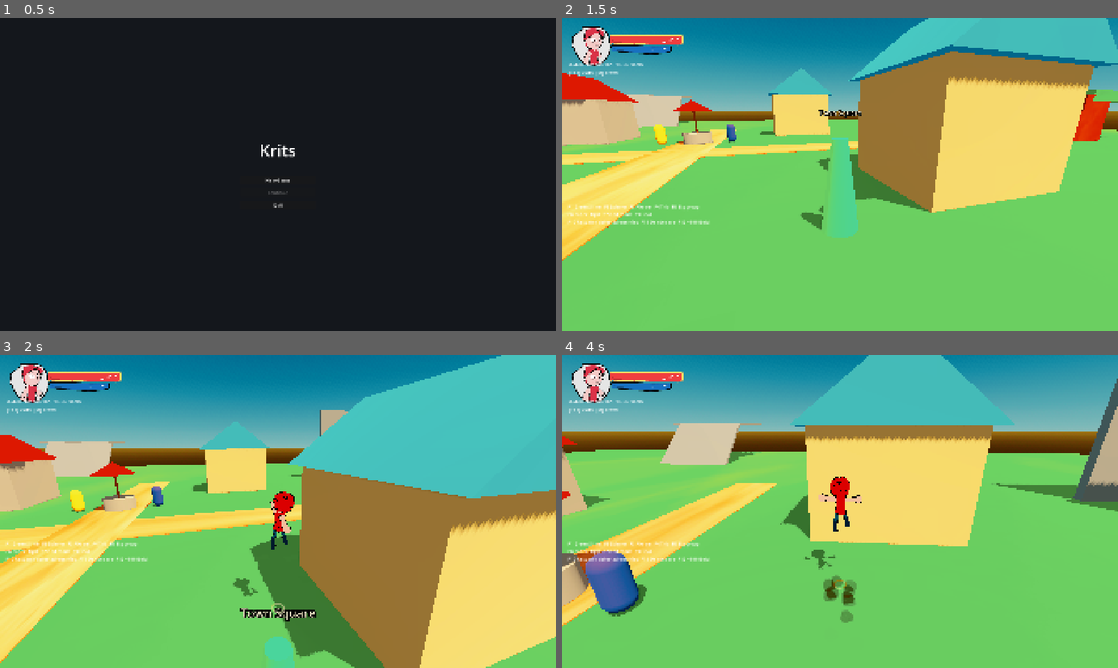
Above: before the commit, frames 1-4 (two rows, left to right).
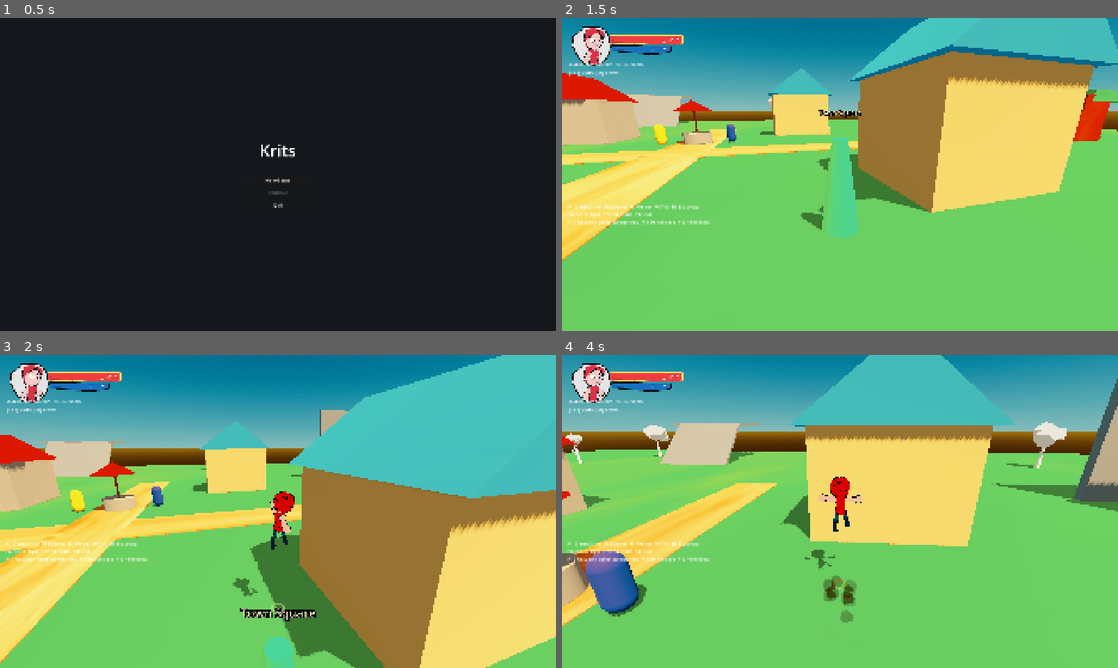
Above: after the commit, the same moments.

Repository: doggoanim/Krits
Game: Godot game, scene res://ui/main_menu.tscn
Same seed, same stepped clock (60 frames per second), same inputs: the game is played once before the commit and once after it.
Inputs (mouse positions are in pixels of both pictures, inside the frame that each line leads up to):
- Up to frame 1 (0.5 s): no input
- Up to frame 2 (1.5 s): click "New Game" at 0.5 s; tap Enter at 1.25 s; move the mouse to (867, 174) at 1.27 s; hold W (move_forward) from 1.28 s (still down); hold Ctrl (crouch_pound) from 1.28 s (still down)
- Up to frame 3 (2 s): keep holding W (move_forward); keep holding Ctrl (crouch_pound); tap Space (jump) at 1.52 s
- Up to frame 4 (4 s): keep holding W (move_forward); move the mouse to (812, 511) at 2.02 s; release Ctrl (crouch_pound) at 2.03 s; tap E (interact) at 2.1 s; tap Space (jump) at 2.27, 3.77 s; move the mouse to (851, 505) at 2.77 s; hold Shift (roll_dive) 2.78-3.53 s; move the mouse to (834, 517) at 3.52 s; tap Ctrl (crouch_pound) at 3.6 s

Frame 1 is identical in both runs. In frame 2, less than 0.1% of the frame differs, in the area x 12-38%, y 25-46%; in frame 3, less than 0.1%; in frame 4, 0.7%, in the area x 0-91%, y 21-37%.
Error before the commit: Parse Error: Class "Tree" hides a native class. (res://world/tree.gd:1)

Commit message:
Fix tree.gd parse errors: class name collision and untyped const arrays
"Tree" is a built-in Godot class (the UI control), so class_name Tree
silently shadowed it and failed to load — renamed to WorldTree.
TRUNK_RAW_HEIGHT/_MIN_Y and LEAVES_RAW_HEIGHT/_MIN_Y were plain
untyped Array literals, so indexing them returned Variant and :=
couldn't infer trunk_scale/leaves_scale's type; typing them as
Array[float] fixes both inference errors.

Co-Authored-By: Claude Sonnet 5 <noreply@anthropic.com>
Claude-Session: https://claude.ai/code/session_01TYpdm1jACUqsWG6yyTxbgm

Diff:
--- a/world/tree.gd
+++ b/world/tree.gd
@@ -1,4 +1,4 @@
-class_name Tree
+class_name WorldTree
 extends Node3D
 ## A single world tree. Attached directly to each hand-placed tree position
 ## in hometown.tscn (keeping the level author's chosen spot) — everything
@@ -27,10 +27,10 @@
 ## Each raw mesh's own total height and lowest point along Y, in its own file's
 ## units — index matches TRUNK_SCENES/LEAVES_SCENES above. Re-measure these
 ## (e.g. via a glTF bounding-box check) if the source files are ever replaced.
-const TRUNK_RAW_HEIGHT := [9.601, 9.716, 9.559, 10.299]
-const TRUNK_RAW_MIN_Y := [-4.624, -4.624, -4.624, -4.624]
-const LEAVES_RAW_HEIGHT := [8.871, 12.892, 5.257]
-const LEAVES_RAW_MIN_Y := [-3.234, -5.905, -2.129]
+const TRUNK_RAW_HEIGHT: Array[float] = [9.601, 9.716, 9.559, 10.299]
+const TRUNK_RAW_MIN_Y: Array[float] = [-4.624, -4.624, -4.624, -4.624]
+const LEAVES_RAW_HEIGHT: Array[float] = [8.871, 12.892, 5.257]
+const LEAVES_RAW_MIN_Y: Array[float] = [-3.234, -5.905, -2.129]
 
 const TARGET_TRUNK_HEIGHT := 3.0    ## matches the old placeholder cylinder trunk's height
 const TARGET_LEAVES_HEIGHT := 3.2   ## matches the old placeholder cone foliage's height
